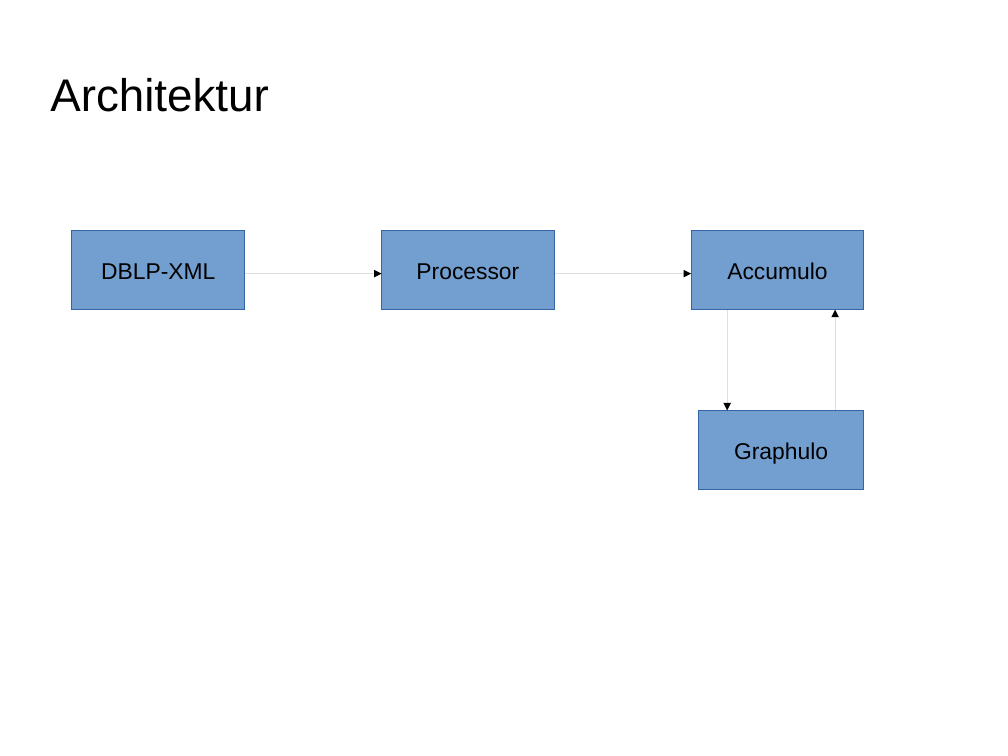
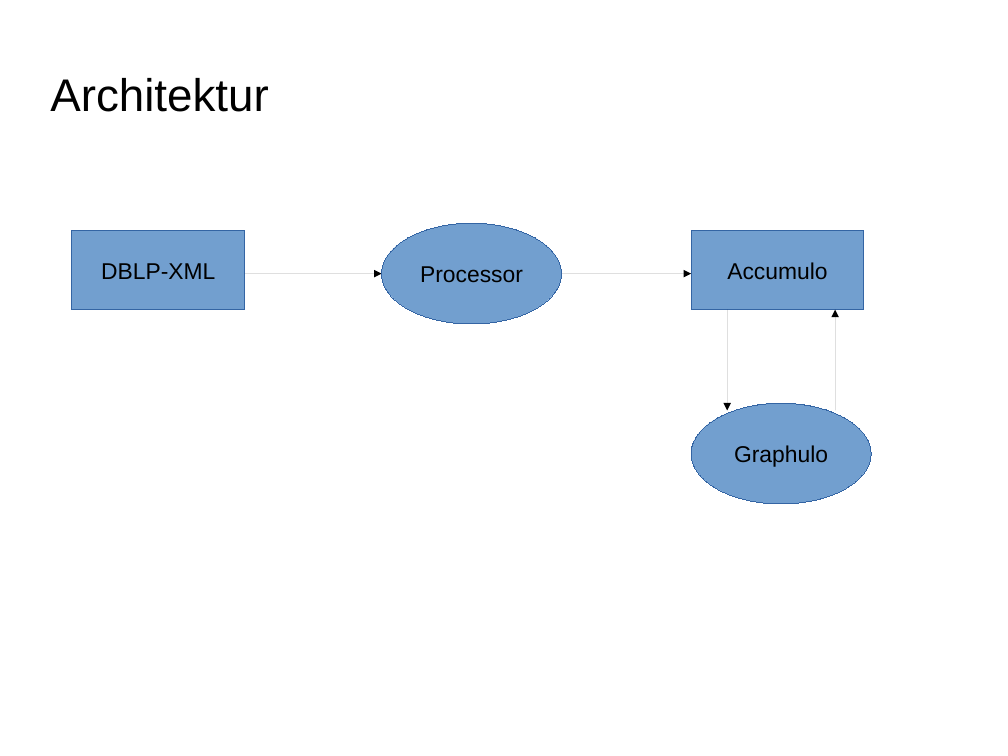
Before and after one commit to ScaDS/dblp-graphulo, a slide deck: slide 18 of doc/testat1.odp (slide 14 before the commit). Drawn at 1008x756 pixels with LibreOffice and Linux fonts; fonts in the diff are those of the drawing; background and template pictures are left out. Boxes give left, top, right and bottom in pixels: in the first picture for what was removed or moved away, otherwise in the second. Text is boxed around its words. In the diff, an @@ line names an element or a change of style, - is before the commit and + after.

```diff
--- a/doc/testat1.odp
+++ b/doc/testat1.odp
@@ ellipse "Processor": place and size @@
-ellipse "Processor" at bbox=[381, 231, 554, 310]
+ellipse "Processor" at bbox=[381, 223, 562, 324]
@@ ellipse "Processor" at bbox=[381, 223, 562, 324]: rectangle to ellipse @@
@@ ellipse "Graphulo" at bbox=[692, 403, 872, 504]: rectangle to ellipse @@
@@ ellipse "Graphulo": place and size @@
-ellipse "Graphulo" at bbox=[699, 411, 864, 490]
+ellipse "Graphulo" at bbox=[692, 403, 872, 504]
```
Also in this commit, not shown: 4 other slides changed, 8 slides added, 1 slide removed, 2 other files.
